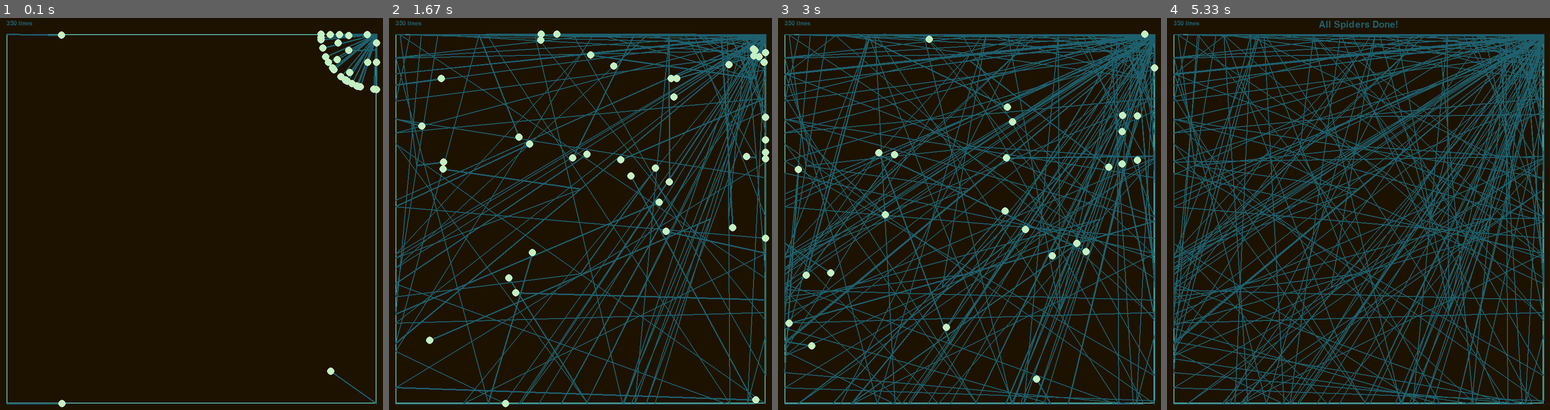
Above: before the commit, frames 1-4 (left to right).
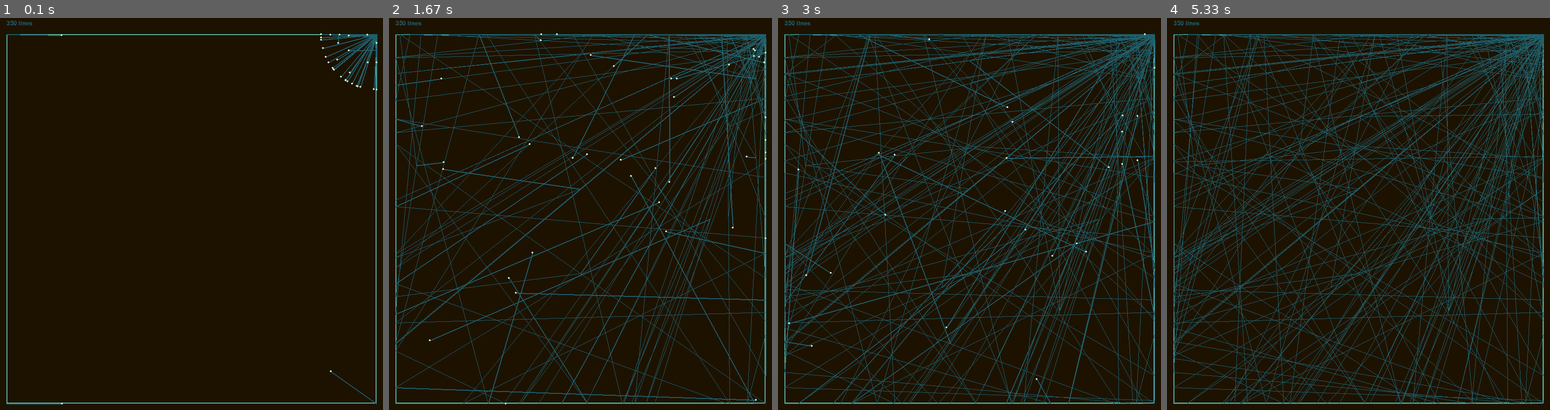
Above: after the commit, the same moments.

Repository: joao-prs/python-tips
Game: pygame game, started from redline_pygame/spider.py
Two runs of this game, one before a commit and one after it. Both use one fixed random seed, a clock stepped at 60 frames per second and the inputs below.
Inputs:
- Up to frame 1 (0.1 s): no input
- Up to frame 2 (1.67 s): no input
- Up to frame 3 (3 s): no input
- Up to frame 4 (5.33 s): no input

The runs differ from the first frame. In frame 1, 0.8% of the frame differs, in the area x 1-100%, y 3-100%; in frame 2, 7.7%; in frame 3, 11%; in frame 4, 12%, in the area x 1-99%, y 0-99%.

Commit message:
add: update style + add stars.py

Diff:
--- a/redline_pygame/spider.py
+++ b/redline_pygame/spider.py
@@ -24,19 +24,21 @@
     #(110, 96, 30),    # Amarelo-esverdeado
 ]
 BG_COLOR = (29, 18, 0)
+speed = 20
 
 # Configurações da área quadrada
 PADDING = 50
 BOX_RECT = pygame.Rect(PADDING, PADDING, WIDTH - 2 * PADDING, HEIGHT - 2 * PADDING)
 
-# Velocidade da bolinha (quanto menor, mais rápido)
-speed = 20
+# Configurações das aranhas
+max_lines = 350    # Número total de linhas
+num_spiders = 45  # Número de aranhas (ajuste conforme necessário)
+default_dot_radius = 2  # Raio padrão quando a aranha está ativa
 
-# Configurações das aranhas
-num_spiders = 45  # Número de aranhas (ajuste conforme necessário)
-max_lines = 350    # Número total de linhas
+#line
+line_size = 1
+line_size_creating = 2
 lines_per_spider = max_lines // num_spiders
-default_dot_radius = 8  # Raio padrão quando a aranha está ativa
 
 def random_wall_point():
     """Gera um ponto aleatório em uma das paredes do quadrado"""
@@ -149,12 +151,12 @@
     # Desenha todas as linhas de todas as aranhas
     for spider in spiders:
         for line in spider["lines"]:
-            pygame.draw.line(screen, spider["line_color"], line[0], line[1], 2)
+            pygame.draw.line(screen, spider["line_color"], line[0], line[1], line_size)
 
     # Desenha as linhas em construção
     for spider in spiders:
         if spider["current_line"] and spider["target"] and spider["active"]:
-            pygame.draw.line(screen, spider["line_color"], spider["current_line"][0], spider["pos"], 3)
+            pygame.draw.line(screen, spider["line_color"], spider["current_line"][0], spider["pos"], line_size_creating)
 
     # Desenha as aranhas (só as ativas terão dot_radius > 0)
     for spider in spiders:
@@ -178,11 +180,11 @@
     #    screen.blit(text, (20, 60 + i * 30))
 
     # Mostra mensagem quando todas completarem (texto)
-    if all_complete:
-        font = pygame.font.SysFont(None, 30)
-        texto_completo = font.render("All Spiders Done!", True, (30, 96, 110))
-        text_rect = texto_completo.get_rect(center=(WIDTH//2, 30))
-        screen.blit(texto_completo, text_rect)
+    #if all_complete:
+    #    font = pygame.font.SysFont(None, 30)
+    #    texto_completo = font.render("All Spiders Done!", True, (30, 96, 110))
+    #    text_rect = texto_completo.get_rect(center=(WIDTH//2, 30))
+    #    screen.blit(texto_completo, text_rect)
 
     pygame.display.flip()
     clock.tick(60)
--- /dev/null
+++ b/redline_pygame/stars.py
@@ -0,0 +1,108 @@
+import pygame
+import random
+import math
+from itertools import combinations
+
+# === CONFIGURAÇÕES CUSTOMIZÁVEIS ===
+NUM_LINHAS = 100
+INTERVALO_MS = 50  # intervalo entre cada linha em milissegundos
+STARS_RADIUS = 1
+
+#colors
+BG_COLOR = (25, 27, 26)
+STAR_COLOR = (153, 201, 179)
+SQUARE_COLOR = (87, 156, 154)
+
+#line
+#LINE_COLORS = (41, 66, 87)
+LINE_COLORS = BG_COLOR
+
+# ===================================
+
+pygame.init()
+screen = pygame.display.set_mode((900, 900))
+pygame.display.set_caption("points by jprs.drw")
+clock = pygame.time.Clock()
+font = pygame.font.SysFont(None, 20)
+
+# Área de desenho com padding
+padding = 50
+area = pygame.Rect(padding, padding, 800, 800)
+
+linhas = []
+bolinhas = set()
+tempo_ultima_linha = 0
+
+def ponto_na_borda():
+    lado = random.choice(['top', 'bottom', 'left', 'right'])
+    if lado == 'top':
+        return (random.randint(area.left, area.right), area.top)
+    elif lado == 'bottom':
+        return (random.randint(area.left, area.right), area.bottom)
+    elif lado == 'left':
+        return (area.left, random.randint(area.top, area.bottom))
+    else:  # right
+        return (area.right, random.randint(area.top, area.bottom))
+
+def gerar_linha():
+    p1 = ponto_na_borda()
+    p2 = ponto_na_borda()
+    # evita que a linha seja um ponto (mesmo ponto duas vezes)
+    while p1 == p2:
+        p2 = ponto_na_borda()
+    return (p1, p2)
+
+def intersecao(l1, l2):
+    (x1, y1), (x2, y2) = l1
+    (x3, y3), (x4, y4) = l2
+
+    denom = (x1 - x2)*(y3 - y4) - (y1 - y2)*(x3 - x4)
+    if denom == 0:
+        return None
+
+    px = ((x1*y2 - y1*x2)*(x3 - x4) - (x1 - x2)*(x3*y4 - y3*x4)) / denom
+    py = ((x1*y2 - y1*x2)*(y3 - y4) - (y1 - y2)*(x3*y4 - y3*x4)) / denom
+
+    if area.collidepoint(px, py):
+        return (int(px), int(py))
+    return None
+
+def desenhar_texto(texto, pos):
+    img = font.render(texto, True, SQUARE_COLOR)
+    screen.blit(img, pos)
+
+# === LOOP PRINCIPAL ===
+rodando = True
+while rodando:
+    for evento in pygame.event.get():
+        if evento.type == pygame.QUIT:
+            rodando = False
+
+    agora = pygame.time.get_ticks()
+
+    if len(linhas) < NUM_LINHAS and agora - tempo_ultima_linha > INTERVALO_MS:
+        nova_linha = gerar_linha()
+        for linha_existente in linhas:
+            ponto = intersecao(nova_linha, linha_existente)
+            if ponto:
+                bolinhas.add(ponto)
+        linhas.append(nova_linha)
+        tempo_ultima_linha = agora
+
+    screen.fill(BG_COLOR)
+    pygame.draw.rect(screen, SQUARE_COLOR, area, 2)
+
+    # linha
+    for linha in linhas:
+        pygame.draw.line(screen, LINE_COLORS, linha[0], linha[1], 1)
+
+    # balls
+    for ponto in bolinhas:
+        pygame.draw.circle(screen, STAR_COLOR, ponto, STARS_RADIUS)
+
+    desenhar_texto(f"{len(bolinhas)} points", (padding, 20))
+
+    pygame.display.flip()
+    clock.tick(60)
+
+pygame.quit()
